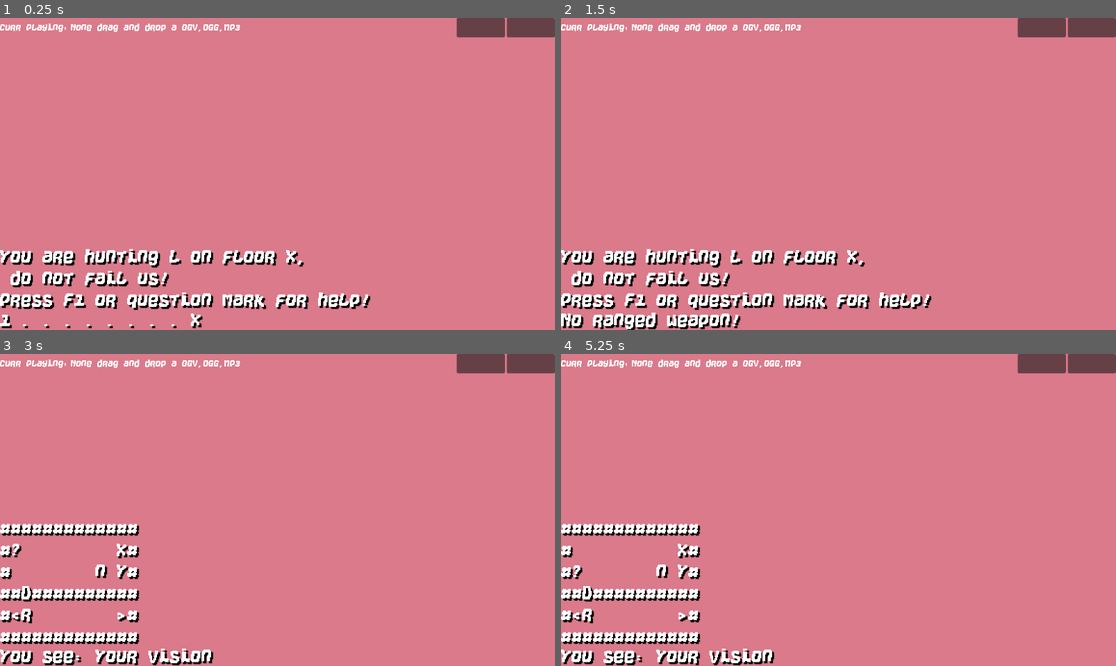
Above: before the commit, frames 1-4 (two rows, left to right).
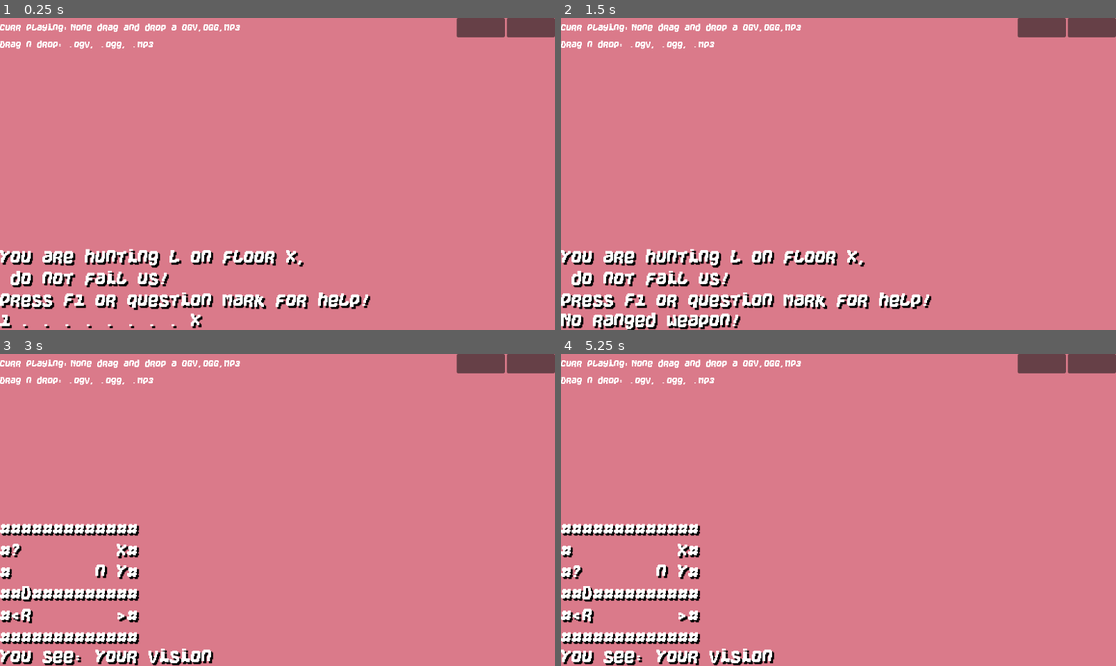
Above: after the commit, the same moments.

Repository: KaizNike/Defeating-User-Built-Dungeon
Game: Godot game, scene res://Main.tscn
Two runs of this game, one before a commit and one after it. Both use one fixed random seed, a clock stepped at 60 frames per second and the inputs below.
Inputs (mouse positions are in pixels of both pictures, inside the frame that each line leads up to):
- Up to frame 1 (0.25 s): no input
- Up to frame 2 (1.5 s): tap F at 0.5, 1.25 s; move the mouse to (960, 158) at 0.52 s; hold Keypad 3 (fire_downright) 0.53-1.25 s; hold X (fire) 0.53-1.25 s; click (960, 158) at 0.67 s; drag from (727, 189) to (810, 236) at 1.27 s
- Up to frame 3 (3 s): tap F at 2, 2.75 s; move the mouse to (333, 441) at 2.02 s; hold Keypad 3 (fire_downright) 2.03-2.75 s; hold K (look) 2.03-2.75 s; drag from (249, 572) to (111, 463) at 2.77 s
- Up to frame 4 (5.25 s): tap R (reset) at 3.5, 4.25 s; move the mouse to (1005, 556) at 3.52 s; hold Keypad 1 (fire_downleft) 3.53-4.25 s; hold V (version_display) 3.53-4.25 s; tap F1 (help) at 4.15 s; drag from (672, 463) to (755, 432) at 4.27 s; move the mouse to (866, 510) at 5.02 s; hold Keypad 2 (fire_down) from 5.03 s (still down); tap Shift at 5.1 s; click (866, 510) at 5.17 s

The runs differ from the first frame. In frame 1, 0.3% of the frame differs, in the area x 0-28%, y 7-11%; in frame 2, 0.3%; in frame 3, 0.3%; in frame 4, 0.3%.
Error in both runs: Invalid access of index '0' on a base object of type: 'PackedStringArray'. (res://Main.gd:148)

Commit message:
v0.21.2 - Minor Speech Fixes

Diff:
--- a/Defeating User Built Dungeon/CellularMusicChatGPT/AudioPlayer.tscn
+++ b/Defeating User Built Dungeon/CellularMusicChatGPT/AudioPlayer.tscn
@@ -178,6 +178,12 @@
 layout_mode = 2
 size_flags_horizontal = 3
 
+[node name="Label" type="Label" parent="VSplitContainer/ScrollContainer/VBoxContainer"]
+layout_mode = 2
+focus_mode = 2
+theme = ExtResource("6")
+text = "Drag n drop: .ogv, .ogg, .mp3"
+
 [node name="PanelContainer" parent="VSplitContainer/ScrollContainer/VBoxContainer" instance=ExtResource("3")]
 visible = false
 layout_mode = 2
--- a/Defeating User Built Dungeon/Main.gd
+++ b/Defeating User Built Dungeon/Main.gd
@@ -2,9 +2,9 @@
 extends Node
 
 # Major, Minor, Patch
-var version = [0, 21, 1, "-alpha"]
+var version = [0, 21, 2, "-alpha"]
 # Filehandling + Music Fixes
-## Patch - Fixes + Version Change to 4.3
+## Patch - Speech Fixes + Reupload to Laptop
 
 # Future ideas - Friendly or neutral mobs, ghosts (spawn in reused rooms where player died), Pets
 
@@ -148,7 +148,7 @@
 			DisplayServer.tts_speak("You are hunting L on floor X,\n do not fail us! \n" + "currently playing: " + currentSong.text + "\nPress F1 or question mark for help!", voice[0])
 		statusLabel.text = "Press Anything."
 		if not is_muted:
-			DisplayServer.tts_speak("Press Anything.", voice[0])
+			DisplayServer.tts_speak("Press Anything." + "\nAdditionally Drag n drop: .o g v, .o g g, .mp3 to play them in game!", voice[0])
 		waitingOn = "Start"
 	else:
 #		Reload autosave
@@ -167,9 +167,10 @@
 		waiting = true
 		waitingOn = "Start"
 		levelLabel.text = "You returned!\n You still hunt L on floor X.\n  Currently on: " + str(currentRoom+1) + "\nPress F1 or question mark for help!"
+		levelLabel.grab_focus()
 		statusLabel.text = "Press Anything."
 		if not is_muted:
-			DisplayServer.tts_speak("You returned!\n You still hunt L on floor X.\n  Currently on: " + str(currentRoom+1) + "\nPress F1 or question mark for help!\n" + "currently playing: " + currentSong.text + "\nPress anything.", voice[0])
+			DisplayServer.tts_speak("You returned!\n You still hunt L on floor X.\n  Currently on: " + str(currentRoom+1) + "\nPress F1 or question mark for help!\nPress anything." + "\nAdditionally Drag n drop: .o g v, .o g g, .mp3 to play them in game!", voice[0])
 
 
 class SortingActors:
@@ -586,6 +587,7 @@
 				if OS.get_name() == "HTML5":
 					levelLabel.text += " On web you may need to use the browser's Edit -> Paste."
 				if not is_muted:
+					DisplayServer.tts_stop()
 					DisplayServer.tts_speak(levelLabel.text, voice[0])
 				statusLabel.text = "World is empty."
 				if not is_muted:
--- a/Defeating User Built Dungeon/Main.tscn
+++ b/Defeating User Built Dungeon/Main.tscn
@@ -50,6 +50,7 @@
 [node name="LevelLabel" type="Label" parent="VSplitContainer/VSplitContainer"]
 layout_mode = 2
 size_flags_vertical = 1
+focus_mode = 2
 theme_override_colors/font_shadow_color = Color(0, 0, 0, 1)
 theme_override_constants/shadow_offset_x = 4
 theme_override_constants/shadow_offset_y = 4
Not shown, changed: Defeating User Built Dungeon/as/VT323-Regular.ttf.import
Not shown, changed: Defeating User Built Dungeon/as/energy-v1/Energy.otf.import
Not shown, changed: Defeating User Built Dungeon/as/energy-v1/Energy.ttf.import
Not shown, changed: Defeating User Built Dungeon/as/energy-v1/Energy.woff.import
